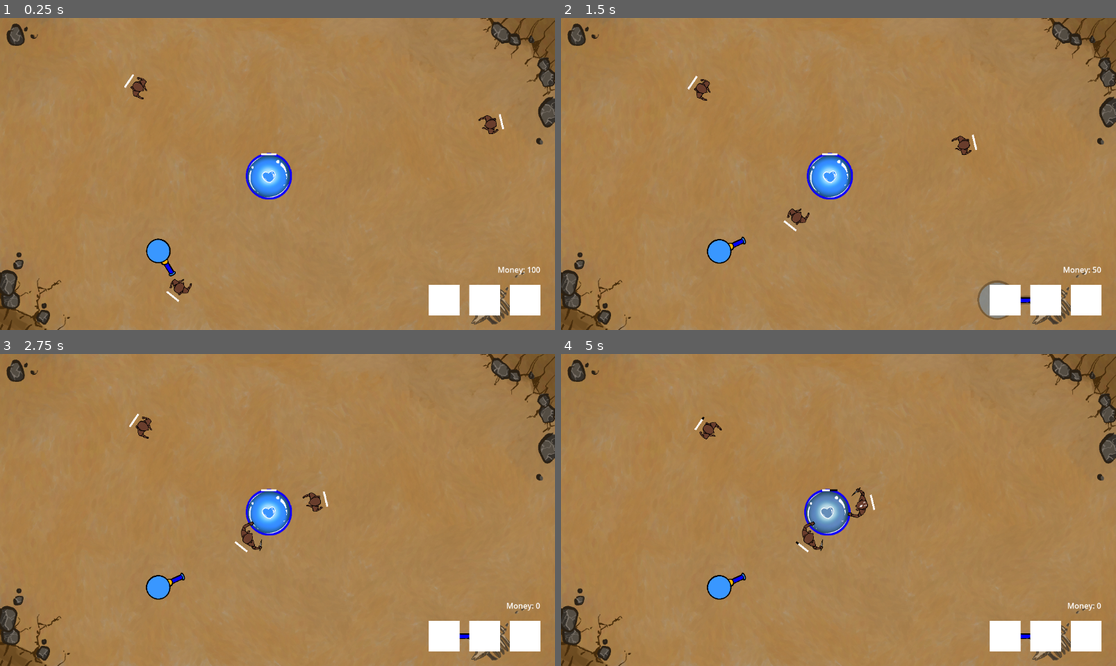
Above: before the commit, frames 1-4 (two rows, left to right).
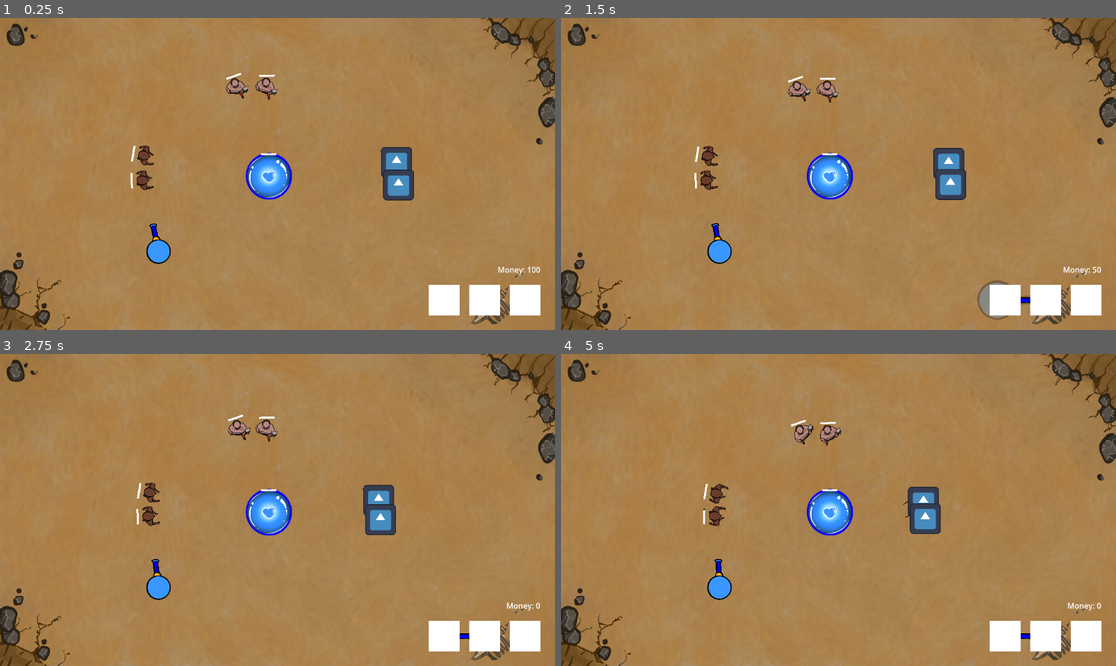
Above: after the commit, the same moments.

Repository: PNP-Gamejam/ggj2025-bubbles
Game: Godot game, scene res://main.tscn
The game is run twice, just before and just after one commit, with the same random seed, the same clock (stepped at 60 frames per second) and the same inputs. The engine's default icon, where the game draws it, is replaced by a stand-in: a white triangle on a blue panel in a dark square.
Inputs (mouse positions are in pixels of both pictures, inside the frame that each line leads up to):
- Up to frame 1 (0.25 s): no input
- Up to frame 2 (1.5 s): click (1005, 298) at 0.5 s; click (1005, 298) at 1.25 s
- Up to frame 3 (2.75 s): click (444, 634) at 2 s
- Up to frame 4 (5 s): move the mouse to (705, 425) at 2.77 s; click (705, 425) at 2.85 s; move the mouse to (810, 538) at 3.52 s; click (810, 538) at 3.6 s; move the mouse to (860, 503) at 4.27 s; click (860, 503) at 4.35 s

The runs differ from the first frame. In frame 1, 2.2% of the frame differs, in the area x 22-91%, y 17-92%; in frame 2, 2.1%; in frame 3, 2.2%; in frame 4, 3.1%, in the area x 24-69%, y 20-79%.

Commit message:
fix attack on dead bug, boid system, 3 monsters scenes

Diff:
--- a/attacker.gd
+++ b/attacker.gd
@@ -21,7 +21,6 @@
 		return
 
 var _current_target: Attackable = null
-var _reset_target_callable: Callable = func(): pass
 @onready var _attack_timer: Timer = $AttackTimer
 
 
@@ -42,8 +41,7 @@
 	if area is Attackable:
 		_current_target = area
 		_attack_timer.start()
-		_reset_target_callable = func(): _current_target = null
-		area.died.connect(_reset_target_callable)
+		area.died.connect(stop_attack)
 
 
 func _on_area_exited(area: Area2D):
@@ -52,5 +50,8 @@
 	if area == _current_target:
 		_current_target = null
 		_attack_timer.stop()
-		area.died.disconnect(_reset_target_callable)
-		_reset_target_callable = func(): pass
+		area.died.disconnect(stop_attack)
+
+
+func stop_attack():
+	_current_target = null
--- /dev/null
+++ b/boid.gd
@@ -0,0 +1,21 @@
+class_name Boid
+extends Area2D
+
+var nearby_boids: Array[Boid] = []
+
+func _ready() -> void:
+	area_exited.connect(_on_area_exited)
+	area_entered.connect(_on_area_entered)
+
+func _process(delta: float):
+	for x in nearby_boids:
+		var nearby_distance = x.global_position - self.global_position
+		owner.global_position -= nearby_distance * delta * .2
+
+func _on_area_entered(area: Area2D):
+	if area is Boid:
+		nearby_boids.append(area)
+
+func _on_area_exited(area: Area2D):
+	if area is Boid:
+		nearby_boids.erase(area)
--- /dev/null
+++ b/boid.tscn
@@ -0,0 +1,8 @@
+[gd_scene load_steps=2 format=3 uid="uid://dc2n4sawlhh6l"]
+
+[ext_resource type="Script" path="res://boid.gd" id="1_cp768"]
+
+[node name="Boid" type="Area2D"]
+collision_layer = 4
+collision_mask = 4
+script = ExtResource("1_cp768")
--- a/main.tscn
+++ b/main.tscn
@@ -1,13 +1,16 @@
-[gd_scene load_steps=13 format=3 uid="uid://dope7ywd57rhn"]
+[gd_scene load_steps=16 format=3 uid="uid://dope7ywd57rhn"]
 
 [ext_resource type="Script" path="res://main.gd" id="1_ac088"]
-[ext_resource type="PackedScene" uid="uid://cw557oc4ju5no" path="res://monster.tscn" id="1_vvtl6"]
 [ext_resource type="PackedScene" uid="uid://tbcd247fin7t" path="res://base.tscn" id="2_g7t2p"]
 [ext_resource type="Script" path="res://damage_clicker.gd" id="3_1wouj"]
 [ext_resource type="PackedScene" uid="uid://bohl7r3rctjnj" path="res://damage_stacker.tscn" id="4_n3h7q"]
 [ext_resource type="PackedScene" uid="uid://bmbew5t3hprmb" path="res://sentry.tscn" id="5_sykte"]
 [ext_resource type="Texture2D" uid="uid://8x2yqsh3qtf7" path="res://assets/Bg. jpg.jpg" id="6_x3iyv"]
 [ext_resource type="Script" path="res://placeholder.gd" id="7_ttnha"]
+[ext_resource type="PackedScene" uid="uid://5s5hxbkgbg0n" path="res://scenes/fat.tscn" id="9_nej4j"]
+[ext_resource type="Script" path="res://spawner.gd" id="9_nxtv1"]
+[ext_resource type="PackedScene" uid="uid://5ajshg4k8q4w" path="res://scenes/norman.tscn" id="10_xldua"]
+[ext_resource type="PackedScene" uid="uid://cqw313np7im3q" path="res://scenes/skinny.tscn" id="11_qwpp6"]
 
 [sub_resource type="Gradient" id="Gradient_n5oek"]
 colors = PackedColorArray(1, 1, 1, 1, 1, 1, 1, 1)
@@ -24,6 +27,7 @@
 
 [node name="Main" type="Node2D"]
 script = ExtResource("1_ac088")
+metadata/_edit_vertical_guides_ = [571.0, 1762.0]
 
 [node name="Camera2D" type="Camera2D" parent="."]
 position = Vector2(609, 288)
@@ -31,17 +35,6 @@
 
 [node name="Base" parent="." instance=ExtResource("2_g7t2p")]
 position = Vector2(573, 298)
-
-[node name="Monster" parent="." instance=ExtResource("1_vvtl6")]
-position = Vector2(33, -71)
-
-[node name="Monster2" parent="." instance=ExtResource("1_vvtl6")]
-position = Vector2(159, 815)
-SPEED = 300.0
-
-[node name="Monster3" parent="." instance=ExtResource("1_vvtl6")]
-position = Vector2(1562, 65)
-SPEED = 300.0
 
 [node name="DamageClicker" type="Node" parent="." groups=["damage_clicker"]]
 script = ExtResource("3_1wouj")
@@ -166,3 +159,24 @@
 
 [node name="Sentry" parent="." instance=ExtResource("5_sykte")]
 position = Vector2(115, 609)
+
+[node name="Spawner" type="Node" parent="."]
+script = ExtResource("9_nxtv1")
+
+[node name="Fat" parent="." instance=ExtResource("9_nej4j")]
+position = Vector2(443, -72)
+
+[node name="Fat2" parent="." instance=ExtResource("9_nej4j")]
+position = Vector2(566, -72)
+
+[node name="Norman" parent="." instance=ExtResource("10_xldua")]
+position = Vector2(1111, 239)
+
+[node name="Norman2" parent="." instance=ExtResource("10_xldua")]
+position = Vector2(1119, 334)
+
+[node name="Skinny" parent="." instance=ExtResource("11_qwpp6")]
+position = Vector2(58, 212)
+
+[node name="Skinny2" parent="." instance=ExtResource("11_qwpp6")]
+position = Vector2(52, 315)
--- a/monster.gd
+++ b/monster.gd
@@ -9,6 +9,7 @@
 @onready var _attackable: Attackable = $Attackable
 @onready var _attacker: Attacker = $Attacker
 @onready var animated_sprite: AnimatedSprite2D = $AnimatedSprite2D
+@onready var _boid: Boid = $Boid
 
 
 func _ready() -> void:
@@ -18,6 +19,7 @@
 	_attackable.hp = hp
 	_attackable.died.connect(func():
 		animated_sprite.play("death")
+		_attacker.stop_attack()
 		GlobalBus.money_dropped.emit(bounty)
 		await get_tree().create_timer(3.0).timeout
 		queue_free()
@@ -28,6 +30,7 @@
 		animated_sprite.play("default")
 		set_process(false)
 	)
+	_boid.owner = owner
 
 func _on_input_event(viewport: Node, event: InputEvent, shape_idx: int):
 	if event is InputEventMouseButton:
@@ -44,7 +47,7 @@
 	rotation += -PI/2
 	if !_attacker.is_attacking:
 		var dir = global_position.direction_to(base.global_position)
-		global_position += SPEED * dir * delta
+		owner.global_position += SPEED * dir * delta
 		animated_sprite.play("walk")
 	else:
 		animated_sprite.play("attack")
--- a/monster.tscn
+++ b/monster.tscn
@@ -1,57 +1,11 @@
-[gd_scene load_steps=16 format=3 uid="uid://cw557oc4ju5no"]
+[gd_scene load_steps=11 format=3 uid="uid://cw557oc4ju5no"]
 
 [ext_resource type="Script" path="res://monster.gd" id="1_t7yji"]
-[ext_resource type="Texture2D" uid="uid://b03xjssoduj5j" path="res://assets/Skinny action 1.png" id="3_7q3tt"]
 [ext_resource type="PackedScene" uid="uid://4s5l8issnoat" path="res://attackable.tscn" id="3_evpw1"]
 [ext_resource type="PackedScene" uid="uid://4u16gdplxy4l" path="res://attacker.tscn" id="4_4fcf1"]
-[ext_resource type="Texture2D" uid="uid://l3u0t62x3lyj" path="res://assets/Skinny action 2.png" id="4_d0xsd"]
 [ext_resource type="PackedScene" uid="uid://jw5bme151i83" path="res://hp_bar.tscn" id="4_xktl5"]
-[ext_resource type="Texture2D" uid="uid://c42a4jbx52rpk" path="res://assets/Skinny stand act.png" id="5_0gn5e"]
 [ext_resource type="Shader" path="res://resources/hp_bar.gdshader" id="5_3uyto"]
-[ext_resource type="Texture2D" uid="uid://c4bafeqxdpq70" path="res://assets/Skinny death.png" id="5_ditji"]
-[ext_resource type="Texture2D" uid="uid://fjlecymmf4un" path="res://assets/Skinny walk 1 act.png" id="6_jw6hh"]
-[ext_resource type="Texture2D" uid="uid://cqam10ltt0h8r" path="res://assets/Skinny walk 2 act.png" id="7_oos3j"]
-
-[sub_resource type="SpriteFrames" id="SpriteFrames_qtkff"]
-animations = [{
-"frames": [{
-"duration": 1.0,
-"texture": ExtResource("3_7q3tt")
-}, {
-"duration": 1.0,
-"texture": ExtResource("4_d0xsd")
-}],
-"loop": true,
-"name": &"attack",
-"speed": 5.0
-}, {
-"frames": [{
-"duration": 1.0,
-"texture": ExtResource("5_ditji")
-}],
-"loop": true,
-"name": &"death",
-"speed": 5.0
-}, {
-"frames": [{
-"duration": 1.0,
-"texture": ExtResource("5_0gn5e")
-}],
-"loop": true,
-"name": &"default",
-"speed": 5.0
-}, {
-"frames": [{
-"duration": 1.0,
-"texture": ExtResource("6_jw6hh")
-}, {
-"duration": 1.0,
-"texture": ExtResource("7_oos3j")
-}],
-"loop": true,
-"name": &"walk",
-"speed": 5.0
-}]
+[ext_resource type="PackedScene" uid="uid://dc2n4sawlhh6l" path="res://boid.tscn" id="6_s3i1k"]
 
 [sub_resource type="CircleShape2D" id="CircleShape2D_3sl2o"]
 radius = 38.8973
@@ -65,16 +19,13 @@
 shader_parameter/hp = 10.0
 shader_parameter/max_hp = 10.0
 
-[node name="Skinny" type="Node2D"]
+[sub_resource type="CircleShape2D" id="CircleShape2D_h54vi"]
+radius = 32.0156
+
+[node name="Monster" type="Node2D"]
 script = ExtResource("1_t7yji")
 SPEED = 10.0
 metadata/_edit_vertical_guides_ = [1155.0]
-
-[node name="AnimatedSprite2D" type="AnimatedSprite2D" parent="."]
-position = Vector2(-7, 34)
-scale = Vector2(0.5, 0.5)
-sprite_frames = SubResource("SpriteFrames_qtkff")
-autoplay = "default"
 
 [node name="Attackable" parent="." instance=ExtResource("3_evpw1")]
 collision_layer = 2
@@ -93,3 +44,9 @@
 material = SubResource("ShaderMaterial_vd1go")
 position = Vector2(0, -51)
 _attackable = NodePath("../Attackable")
+
+[node name="Boid" parent="." instance=ExtResource("6_s3i1k")]
+
+[node name="CollisionShape2D" type="CollisionShape2D" parent="Boid"]
+shape = SubResource("CircleShape2D_h54vi")
+debug_color = Color(0.522371, 0.573812, 9.62615e-07, 0.42)
--- /dev/null
+++ b/scenes/fat.tscn
@@ -0,0 +1,60 @@
+[gd_scene load_steps=9 format=3 uid="uid://5s5hxbkgbg0n"]
+
+[ext_resource type="PackedScene" uid="uid://cw557oc4ju5no" path="res://monster.tscn" id="1_k6d8l"]
+[ext_resource type="Texture2D" uid="uid://qy2a74pg3uro" path="res://assets/Fat action1.png" id="2_kfxtp"]
+[ext_resource type="Texture2D" uid="uid://dewdxk5u7k3dv" path="res://assets/Fat action2.png" id="3_mdri4"]
+[ext_resource type="Texture2D" uid="uid://crjrsfg7rci66" path="res://assets/Fat death .png" id="4_7b1xe"]
+[ext_resource type="Texture2D" uid="uid://ch7tuhqpkr5qm" path="res://assets/Fat stand.png" id="5_obg6s"]
+[ext_resource type="Texture2D" uid="uid://7g4wntc2810s" path="res://assets/Fat walk1.png" id="6_p4oqb"]
+[ext_resource type="Texture2D" uid="uid://b0ech5f3d3q0m" path="res://assets/Fat walk2.png" id="7_votjc"]
+
+[sub_resource type="SpriteFrames" id="SpriteFrames_e03ma"]
+animations = [{
+"frames": [{
+"duration": 1.0,
+"texture": ExtResource("2_kfxtp")
+}, {
+"duration": 1.0,
+"texture": ExtResource("3_mdri4")
+}],
+"loop": true,
+"name": &"attack",
+"speed": 5.0
+}, {
+"frames": [{
+"duration": 1.0,
+"texture": ExtResource("4_7b1xe")
+}],
+"loop": true,
+"name": &"death",
+"speed": 5.0
+}, {
+"frames": [{
+"duration": 1.0,
+"texture": ExtResource("5_obg6s")
+}],
+"loop": true,
+"name": &"default",
+"speed": 5.0
+}, {
+"frames": [{
+"duration": 1.0,
+"texture": ExtResource("6_p4oqb")
+}, {
+"duration": 1.0,
+"texture": ExtResource("7_votjc")
+}],
+"loop": true,
+"name": &"walk",
+"speed": 5.0
+}]
+
+[node name="Fat" type="Node2D"]
+
+[node name="Monster" parent="." instance=ExtResource("1_k6d8l")]
+
+[node name="AnimatedSprite2D" type="AnimatedSprite2D" parent="Monster"]
+scale = Vector2(0.5, 0.5)
+sprite_frames = SubResource("SpriteFrames_e03ma")
+animation = &"attack"
+autoplay = "default"
--- /dev/null
+++ b/scenes/norman.tscn
@@ -0,0 +1,64 @@
+[gd_scene load_steps=10 format=3 uid="uid://5ajshg4k8q4w"]
+
+[ext_resource type="PackedScene" uid="uid://cw557oc4ju5no" path="res://monster.tscn" id="1_f42rp"]
+[ext_resource type="Texture2D" uid="uid://b4ylp4q6o4uw" path="res://assets/Norman action1.png" id="2_paqs5"]
+[ext_resource type="Texture2D" uid="uid://dnlyvq0ygcfl8" path="res://assets/Norman action2.png" id="3_xnceh"]
+[ext_resource type="Texture2D" uid="uid://16m284ebwc8d" path="res://assets/Norman death.png" id="4_4c3wn"]
+[ext_resource type="Texture2D" uid="uid://dwojmefsmse8v" path="res://assets/Norman stand.png" id="5_du7hf"]
+[ext_resource type="Texture2D" uid="uid://cykjrerp3g4y0" path="res://assets/Norman walk1.png" id="6_fxxye"]
+[ext_resource type="Texture2D" uid="uid://d0sx3vtrt83py" path="res://assets/Norman walk2.png" id="7_wnqr3"]
+[ext_resource type="Texture2D" uid="uid://b7syyjrxo4hll" path="res://icon.svg" id="8_ah1ep"]
+
+[sub_resource type="SpriteFrames" id="SpriteFrames_fot25"]
+animations = [{
+"frames": [{
+"duration": 1.0,
+"texture": ExtResource("2_paqs5")
+}, {
+"duration": 1.0,
+"texture": ExtResource("3_xnceh")
+}],
+"loop": true,
+"name": &"attack",
+"speed": 5.0
+}, {
+"frames": [{
+"duration": 1.0,
+"texture": ExtResource("4_4c3wn")
+}],
+"loop": true,
+"name": &"death",
+"speed": 5.0
+}, {
+"frames": [{
+"duration": 1.0,
+"texture": ExtResource("5_du7hf")
+}],
+"loop": true,
+"name": &"default",
+"speed": 5.0
+}, {
+"frames": [{
+"duration": 1.0,
+"texture": ExtResource("6_fxxye")
+}, {
+"duration": 1.0,
+"texture": ExtResource("7_wnqr3")
+}],
+"loop": true,
+"name": &"walk",
+"speed": 5.0
+}]
+
+[node name="Norman" type="Node2D"]
+
+[node name="Monster" parent="." instance=ExtResource("1_f42rp")]
+SPEED = 30.0
+
+[node name="AnimatedSprite2D" type="AnimatedSprite2D" parent="Monster"]
+position = Vector2(-14, 31)
+scale = Vector2(0.5, 0.5)
+sprite_frames = SubResource("SpriteFrames_fot25")
+
+[node name="Sprite2D" type="Sprite2D" parent="."]
+texture = ExtResource("8_ah1ep")
--- /dev/null
+++ b/scenes/skinny.tscn
@@ -0,0 +1,60 @@
+[gd_scene load_steps=9 format=3 uid="uid://cqw313np7im3q"]
+
+[ext_resource type="PackedScene" uid="uid://cw557oc4ju5no" path="res://monster.tscn" id="1_m10dp"]
+[ext_resource type="Texture2D" uid="uid://b03xjssoduj5j" path="res://assets/Skinny action 1.png" id="2_gye5w"]
+[ext_resource type="Texture2D" uid="uid://l3u0t62x3lyj" path="res://assets/Skinny action 2.png" id="3_s4rwk"]
+[ext_resource type="Texture2D" uid="uid://c4bafeqxdpq70" path="res://assets/Skinny death.png" id="4_xn0ig"]
+[ext_resource type="Texture2D" uid="uid://c42a4jbx52rpk" path="res://assets/Skinny stand act.png" id="5_akgnj"]
+[ext_resource type="Texture2D" uid="uid://fjlecymmf4un" path="res://assets/Skinny walk 1 act.png" id="6_61o3c"]
+[ext_resource type="Texture2D" uid="uid://cqam10ltt0h8r" path="res://assets/Skinny walk 2 act.png" id="7_ts0b2"]
+
+[sub_resource type="SpriteFrames" id="SpriteFrames_51be6"]
+animations = [{
+"frames": [{
+"duration": 1.0,
+"texture": ExtResource("2_gye5w")
+}, {
+"duration": 1.0,
+"texture": ExtResource("3_s4rwk")
+}],
+"loop": true,
+"name": &"attack",
+"speed": 5.0
+}, {
+"frames": [{
+"duration": 1.0,
+"texture": ExtResource("4_xn0ig")
+}],
+"loop": true,
+"name": &"death",
+"speed": 5.0
+}, {
+"frames": [{
+"duration": 1.0,
+"texture": ExtResource("5_akgnj")
+}],
+"loop": true,
+"name": &"default",
+"speed": 5.0
+}, {
+"frames": [{
+"duration": 1.0,
+"texture": ExtResource("6_61o3c")
+}, {
+"duration": 1.0,
+"texture": ExtResource("7_ts0b2")
+}],
+"loop": true,
+"name": &"walk",
+"speed": 5.0
+}]
+
+[node name="Skinny" type="Node2D"]
+
+[node name="Monster" parent="." instance=ExtResource("1_m10dp")]
+
+[node name="AnimatedSprite2D" type="AnimatedSprite2D" parent="Monster"]
+position = Vector2(-7, 34)
+scale = Vector2(0.5, 0.5)
+sprite_frames = SubResource("SpriteFrames_51be6")
+autoplay = "default"
